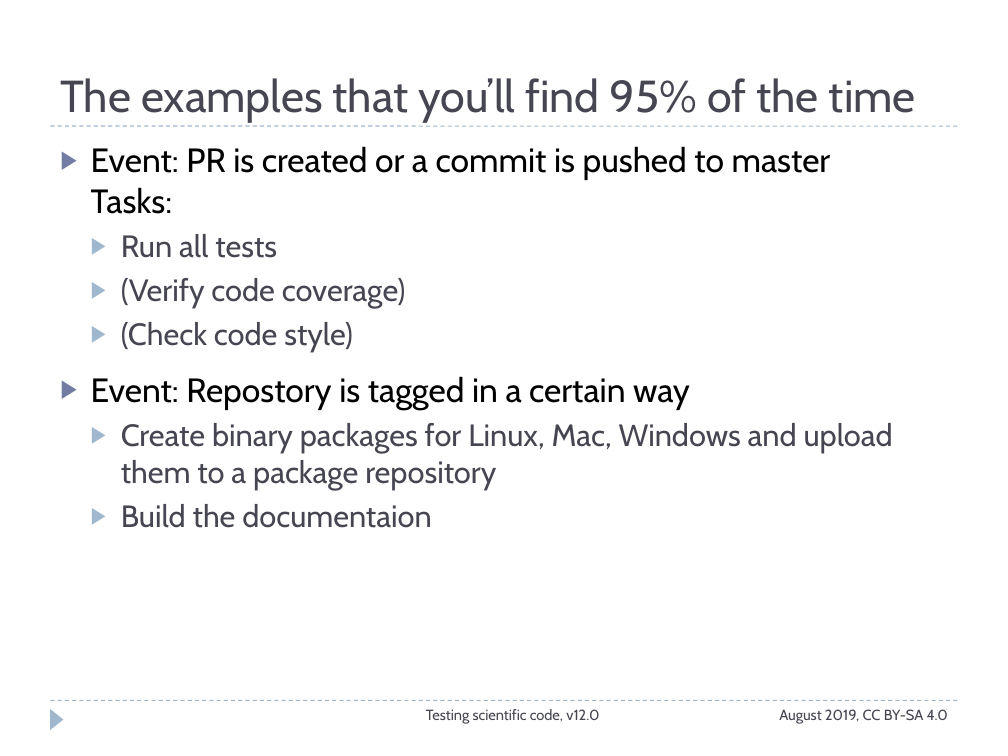
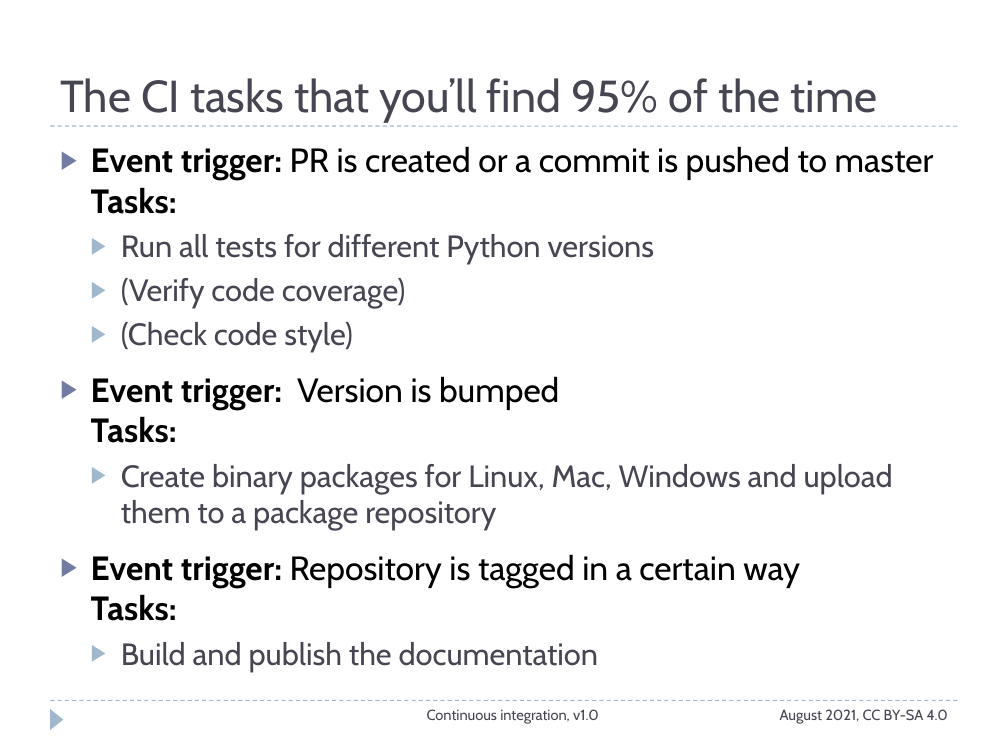
Before and after one commit to ASPP/testing_debugging_profiling, a slide deck: slide 5 of continuous_integration.pptx. Drawn at 1008x756 pixels with LibreOffice and Linux fonts; fonts in the diff are those of the drawing. Boxes give left, top, right and bottom in pixels: in the first picture for what was removed or moved away, otherwise in the second. Text is boxed around its words. In the diff, an @@ line names an element or a change of style, - is before the commit and + after.

```diff
--- a/continuous_integration.pptx
+++ b/continuous_integration.pptx
@@ title at bbox=[60, 78, 877, 122]: text changed @@
-The examples that you’ll find 95% of the time
+The CI tasks that you’ll find 95% of the time
@@ text at bbox=[91, 146, 934, 264]: text changed @@
-▶ Event: PR is created or a commit is pushed to master
-  Tasks:
-  ▶ Run all tests
+▶ Event trigger: PR is created or a commit is pushed to master
+  Tasks:
+  ▶ Run all tests for different Python versions
@@ text at bbox=[91, 376, 559, 443]: text changed; bold on @@
-▶ Event: Repostory is tagged in a certain way
+▶ Event trigger: Version is bumped
+  Tasks:
@@ text at bbox=[91, 554, 800, 672]: text changed; size 22 to 24 pt; text colour #464653 to #000000 @@
-  ▶ Build the documentaion
+▶ Event trigger: Repository is tagged in a certain way
+  Tasks:
+  ▶ Build and publish the documentation
@@ text at bbox=[427, 709, 599, 724]: text changed @@
-Testing scientific code, v12.0
+Continuous integration, v1.0
@@ text at bbox=[780, 709, 948, 724]: text changed @@
-August 2019, CC BY-SA 4.0
+August 2021, CC BY-SA 4.0
```
Also in this commit, not shown: 10 other slides changed, 13 slides added, 3 slides removed.
